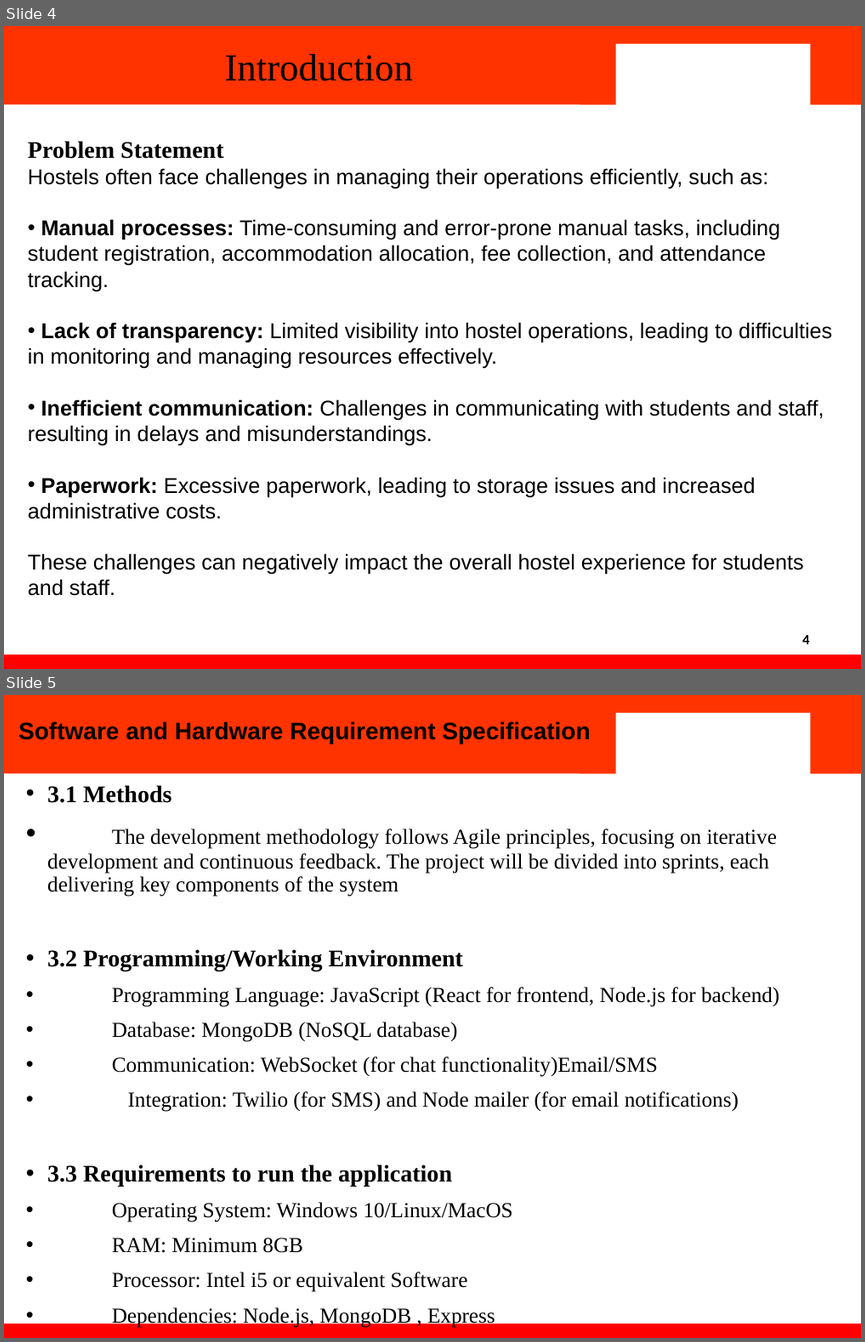
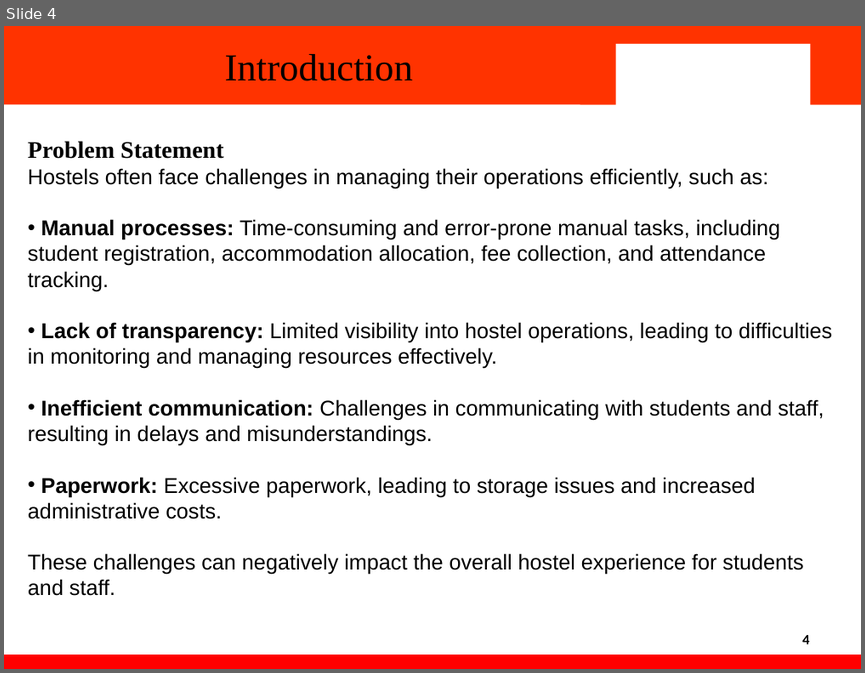
Before and after one commit to akhil-k-se/CampusMate, a slide deck: documents/Hostel Sync PPT.pptx. Shown one above the other, each under a label of ours: slides 4 and 5 before the commit, slide 4 after it. The pictures are 865x1342 and 865x673 pixels, drawn with LibreOffice and Linux fonts; fonts in the diff are those of the drawing; background and template pictures are left out. Boxes give left, top, right and bottom in pixels: in the first picture for what was removed or moved away, otherwise in the second. Text is boxed around its words. In the diff, an @@ line names an element or a change of style, - is before the commit and + after.

```diff
--- a/documents/Hostel Sync PPT.pptx
+++ b/documents/Hostel Sync PPT.pptx
@@ slide 5 removed at (4,695,861,1338), background #FFFFFF; not listed: 4 template elements that a slide beside it also shows @@
@@ title removed at (18,721,590,743) @@
-Software and Hardware Requirement Specification
@@ text removed at (47,785,779,1327) @@
-• 3.1 Methods
-• The development methodology follows Agile principles, focusing on iterative development and continuous feedback. The project will be divided into sprints, each delivering key components of the system
-• 3.2 Programming/Working Environment
-• Programming Language: JavaScript (React for frontend, Node.js for backend)
-• Database: MongoDB (NoSQL database)
-• Communication: WebSocket (for chat functionality)Email/SMS
-• Integration: Twilio (for SMS) and Node mailer (for email notifications)
-• 3.3 Requirements to run the application
-• Operating System: Windows 10/Linux/MacOS
-• RAM: Minimum 8GB
-• Processor: Intel i5 or equivalent Software
-• Dependencies: Node.js, MongoDB , Express
-• Browser: Latest versions of Chrome, Firefox, or Safari
```
Also in this commit, not shown: 2 slides changed, 10 other slides removed, 18 other files.
